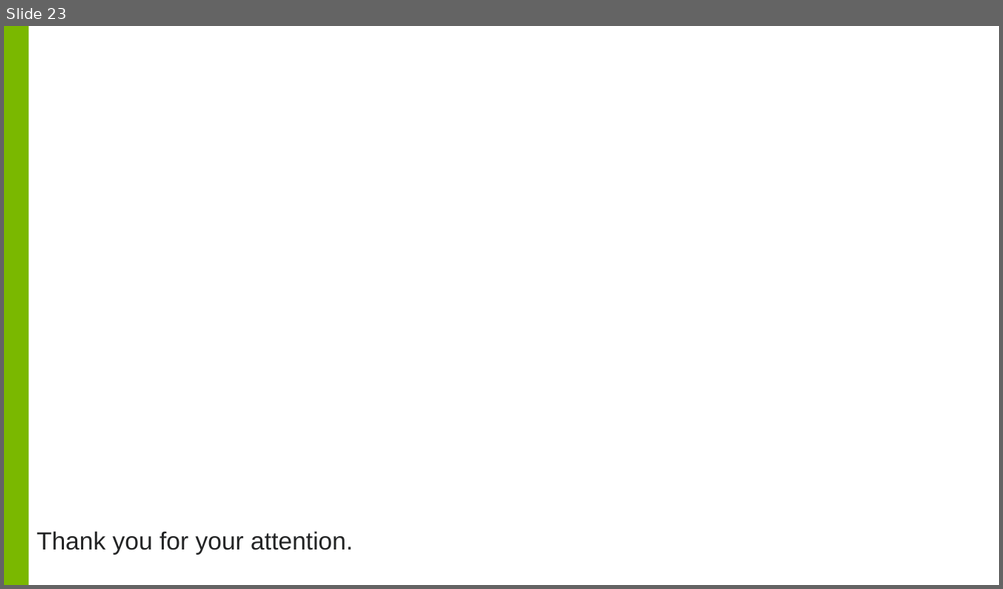
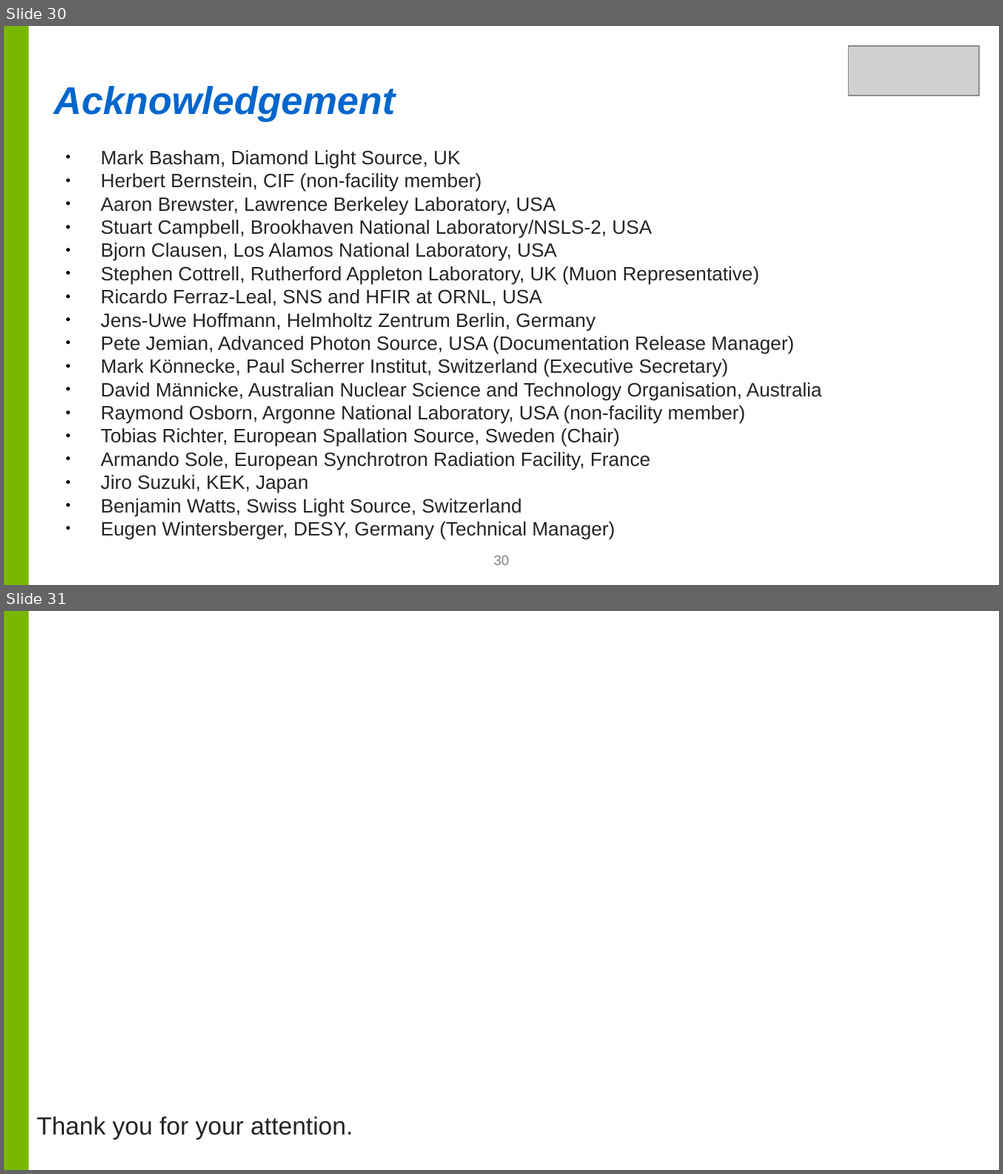
Before and after one commit to nexusformat/communications, a slide deck: 2017/NeXus-Intro.odp. Shown one above the other, each under a label of ours: slide 23 before the commit, slides 30 and 31 after it. The pictures are 1003x589 and 1003x1174 pixels, drawn with LibreOffice and Linux fonts; fonts in the diff are those of the drawing; grey boxes stand for pictures; background and template pictures are left out. Boxes give left, top, right and bottom in pixels: in the first picture for what was removed or moved away, otherwise in the second. Text is boxed around its words. In the diff, an @@ line names an element or a change of style, - is before the commit and + after.

```diff
--- a/2017/NeXus-Intro.odp
+++ b/2017/NeXus-Intro.odp
@@ slide 30 added at (4,26,999,585), background #FFFFFF; not listed: 1 template element that a slide beside it also shows @@
@@ picture added at (848,46,979,96) @@
@@ text added at (54,86,395,121), 28 pt, text #0066CC, bold, italic @@
+Acknowledgement
@@ text added at (101,150,822,540), 14 pt, text #232425 @@
+● Mark Basham, Diamond Light Source, UK
+● Herbert Bernstein, CIF (non-facility member)
+● Aaron Brewster, Lawrence Berkeley Laboratory, USA
+● Stuart Campbell, Brookhaven National Laboratory/NSLS-2, USA
+● Bjorn Clausen, Los Alamos National Laboratory, USA
+● Stephen Cottrell, Rutherford Appleton Laboratory, UK (Muon Representative)
+● Ricardo Ferraz-Leal, SNS and HFIR at ORNL, USA
+● Jens-Uwe Hoffmann, Helmholtz Zentrum Berlin, Germany
+● Pete Jemian, Advanced Photon Source, USA (Documentation Release Manager)
+● Mark Könnecke, Paul Scherrer Institut, Switzerland (Executive Secretary)
+● David Männicke, Australian Nuclear Science and Technology Organisation, Australia
+● Raymond Osborn, Argonne National Laboratory, USA (non-facility member)
+● Tobias Richter, European Spallation Source, Sweden (Chair)
+● Armando Sole, European Synchrotron Radiation Facility, France
+● Jiro Suzuki, KEK, Japan
+● Benjamin Watts, Swiss Light Source, Switzerland
+● Eugen Wintersberger, DESY, Germany (Technical Manager)
@@ page number added at (494,556,509,565), 10 pt, text #808080 @@
+30
@@ what was slide 23 is now slide 31 @@
```
Also in this commit, not shown: 19 slides changed, 10 other slides added, 6 slides removed, 1 other file.
